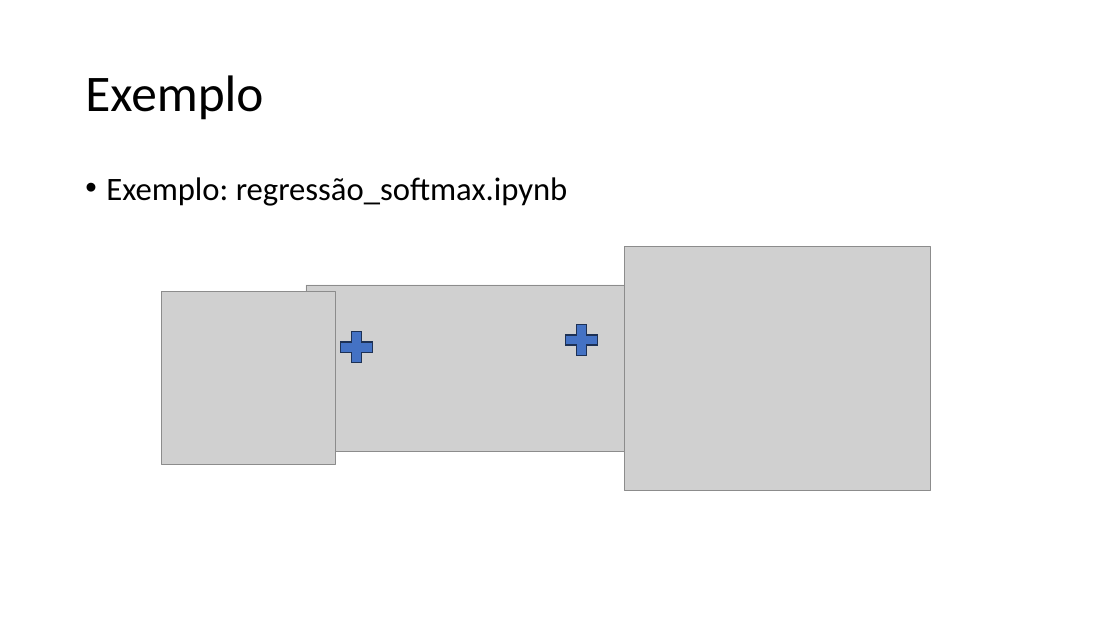
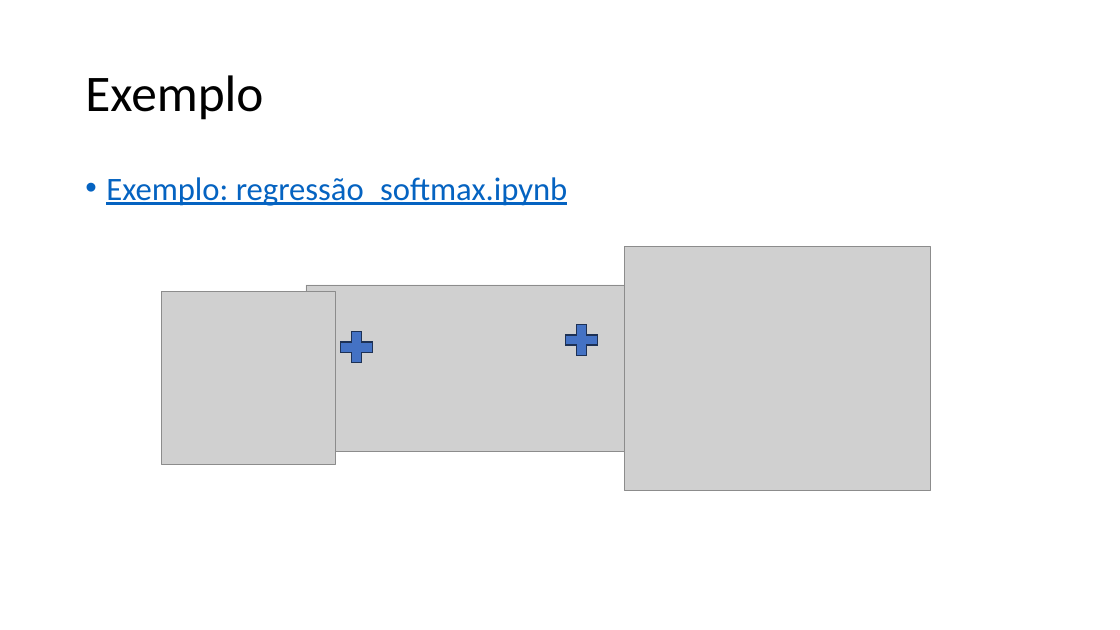
Before and after one commit to zz4fap/c24_inteligencia_artificial, a slide deck: slide 20 of slides/C24_Regressor_Softmax.pptx. Drawn at 1120x630 pixels with LibreOffice and Linux fonts; fonts in the diff are those of the drawing; grey boxes stand for pictures. Boxes give left, top, right and bottom in pixels: in the first picture for what was removed or moved away, otherwise in the second. Text is boxed around its words. In the diff, an @@ line names an element or a change of style, - is before the commit and + after.

Commit message:
update of slides

```diff
--- a/slides/C24_Regressor_Softmax.pptx
+++ b/slides/C24_Regressor_Softmax.pptx
@@ text "Exemplo: regressão_softmax.ipynb" at box(106, 177, 568, 206): text colour #000000 to #0563C1, underline on @@
```
Also in this commit, not shown: 2 other files.
